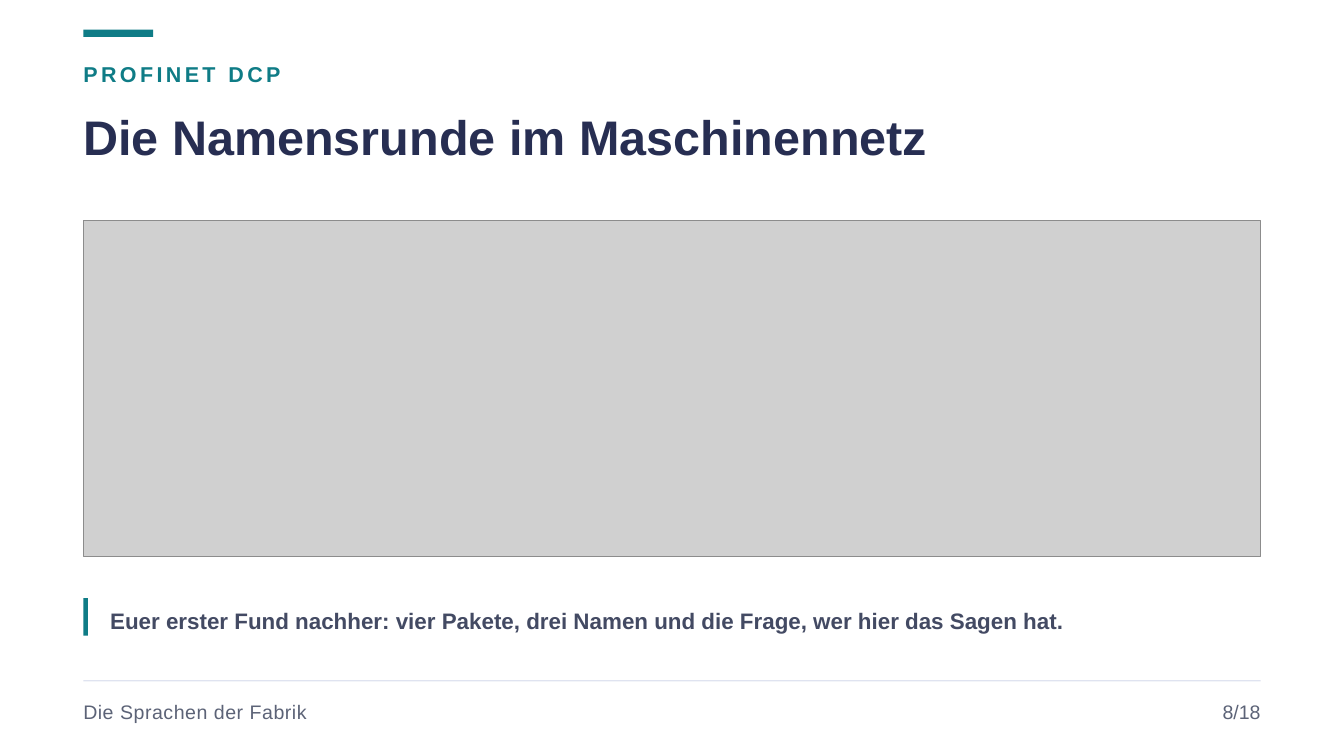
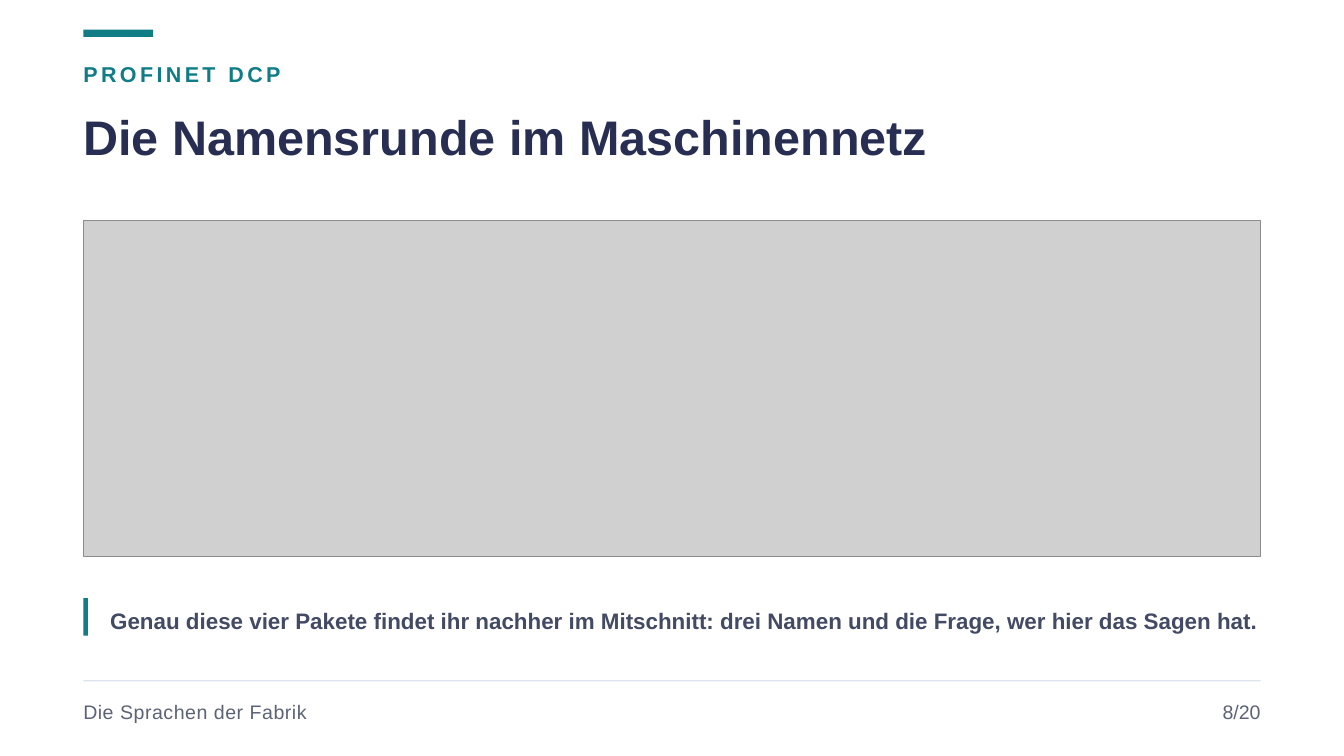
Before and after one commit to JacobMenge/kurs-unterlagen, a slide deck: slide 10 of folien/09-industrie-iot.pptx. Drawn at 1344x756 pixels with LibreOffice and Linux fonts; fonts in the diff are those of the drawing; grey boxes stand for pictures. Boxes give left, top, right and bottom in pixels: in the first picture for what was removed or moved away, otherwise in the second. Text is boxed around its words. In the diff, an @@ line names an element or a change of style, - is before the commit and + after.

```diff
--- a/folien/09-industrie-iot.pptx
+++ b/folien/09-industrie-iot.pptx
@@ text at (110,612,1257,634): text changed @@
-Euer erster Fund nachher: vier Pakete, drei Namen und die Frage, wer hier das Sagen hat.
+Genau diese vier Pakete findet ihr nachher im Mitschnitt: drei Namen und die Frage, wer hier das Sagen hat.
@@ text at (1223,705,1261,719): text changed @@
-8/18
+8/20
```
Also in this commit, not shown: 19 other slides changed, 4 slides added, 1 slide removed, 7 other files.
